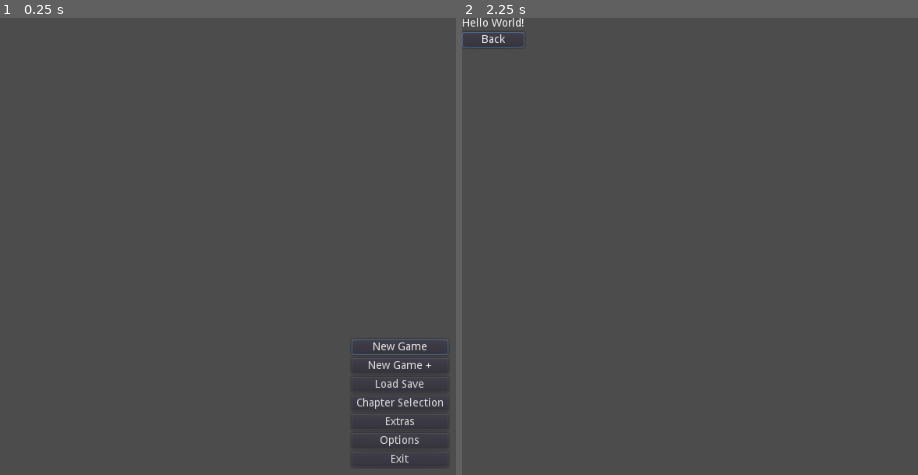
Above: before the commit, frames 1-2 (left to right).
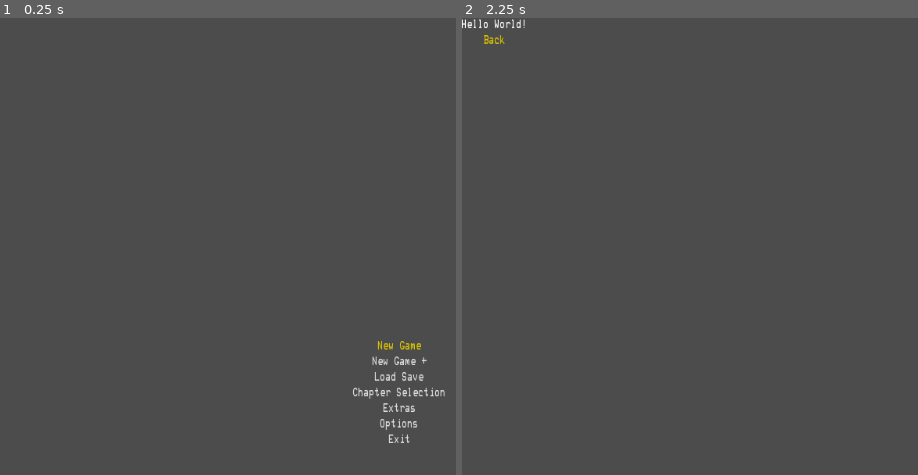
Above: after the commit, the same moments.

Repository: rcmilan/godot-menu
Game: Godot game, scene res://Menu.tscn
The game is run twice, just before and just after one commit, with the same random seed, the same clock (stepped at 60 frames per second) and the same inputs.
Inputs:
- Up to frame 1 (0.25 s): no input
- Up to frame 2 (2.25 s): click "New Game" at 0.5 s; click "Back" at 1.25 s; click "New Game" at 2 s

The runs differ from the first frame. In frame 1, 1.5% of the frame differs, in the area x 77-99%, y 70-99%; in frame 2, 0.3%.

Commit message:
custom theme

Diff:
--- a/Menu.tscn
+++ b/Menu.tscn
@@ -1,10 +1,12 @@
-[gd_scene load_steps=2 format=2]
+[gd_scene load_steps=3 format=2]
 
 [ext_resource path="res://Menu.gd" type="Script" id=1]
+[ext_resource path="res://MenuTheme.tres" type="Theme" id=2]
 
 [node name="Menu" type="Control"]
 anchor_right = 1.0
 anchor_bottom = 1.0
+theme = ExtResource( 2 )
 script = ExtResource( 1 )
 
 [node name="VBoxContainer" type="VBoxContainer" parent="."]
@@ -18,44 +20,44 @@
 
 [node name="btnNewGame" type="Button" parent="VBoxContainer"]
 margin_right = 124.0
-margin_bottom = 20.0
+margin_bottom = 16.0
 focus_neighbour_top = NodePath("../btnExit")
 text = "New Game"
 
 [node name="btnNewGamePlus" type="Button" parent="VBoxContainer"]
-margin_top = 24.0
+margin_top = 20.0
 margin_right = 124.0
-margin_bottom = 44.0
+margin_bottom = 36.0
 text = "New Game +"
 
 [node name="btnLoadSave" type="Button" parent="VBoxContainer"]
-margin_top = 48.0
+margin_top = 40.0
 margin_right = 124.0
-margin_bottom = 68.0
+margin_bottom = 56.0
 text = "Load Save"
 
 [node name="btnChapterSel" type="Button" parent="VBoxContainer"]
-margin_top = 72.0
+margin_top = 60.0
 margin_right = 124.0
-margin_bottom = 92.0
+margin_bottom = 76.0
 text = "Chapter Selection"
 
 [node name="btnExtras" type="Button" parent="VBoxContainer"]
-margin_top = 96.0
+margin_top = 80.0
 margin_right = 124.0
-margin_bottom = 116.0
+margin_bottom = 96.0
 text = "Extras"
 
 [node name="btnOptions" type="Button" parent="VBoxContainer"]
-margin_top = 120.0
+margin_top = 100.0
 margin_right = 124.0
-margin_bottom = 140.0
+margin_bottom = 116.0
 text = "Options"
 
 [node name="btnExit" type="Button" parent="VBoxContainer"]
-margin_top = 144.0
+margin_top = 120.0
 margin_right = 124.0
-margin_bottom = 164.0
+margin_bottom = 136.0
 focus_neighbour_bottom = NodePath("../btnNewGame")
 text = "Exit"
 
--- /dev/null
+++ b/MenuTheme.tres
@@ -0,0 +1,20 @@
+[gd_resource type="Theme" load_steps=6 format=2]
+
+[ext_resource path="res://decterm.tres" type="DynamicFont" id=1]
+
+[sub_resource type="StyleBoxEmpty" id=1]
+
+[sub_resource type="StyleBoxEmpty" id=2]
+
+[sub_resource type="StyleBoxEmpty" id=3]
+
+[sub_resource type="StyleBoxEmpty" id=4]
+
+[resource]
+default_font = ExtResource( 1 )
+Button/colors/font_color_focus = Color( 0.878431, 0.784314, 0, 1 )
+Button/colors/font_color_hover = Color( 0.878431, 0.784314, 0, 1 )
+Button/styles/focus = SubResource( 1 )
+Button/styles/hover = SubResource( 2 )
+Button/styles/normal = SubResource( 3 )
+Button/styles/pressed = SubResource( 4 )
--- /dev/null
+++ b/decterm.tres
@@ -0,0 +1,6 @@
+[gd_resource type="DynamicFont" load_steps=2 format=2]
+
+[ext_resource path="res://_decterm.ttf" type="DynamicFontData" id=1]
+
+[resource]
+font_data = ExtResource( 1 )
--- a/hello.tscn
+++ b/hello.tscn
@@ -1,6 +1,7 @@
-[gd_scene load_steps=2 format=2]
+[gd_scene load_steps=3 format=2]
 
 [ext_resource path="res://hello.gd" type="Script" id=1]
+[ext_resource path="res://MenuTheme.tres" type="Theme" id=2]
 
 [node name="Node2D" type="Node2D"]
 script = ExtResource( 1 )
@@ -10,16 +11,17 @@
 anchor_top = 0.5
 anchor_right = 0.5
 anchor_bottom = 0.5
+theme = ExtResource( 2 )
 
 [node name="Label" type="Label" parent="VBoxContainer"]
-margin_right = 80.0
-margin_bottom = 14.0
+margin_right = 84.0
+margin_bottom = 16.0
 text = "Hello World!"
 
 [node name="btnBack" type="Button" parent="VBoxContainer"]
-margin_top = 18.0
-margin_right = 80.0
-margin_bottom = 38.0
+margin_top = 20.0
+margin_right = 84.0
+margin_bottom = 36.0
 text = "Back"
 
 [connection signal="pressed" from="VBoxContainer/btnBack" to="." method="_on_btnBack_pressed"]
Binary file added: _decterm.ttf
